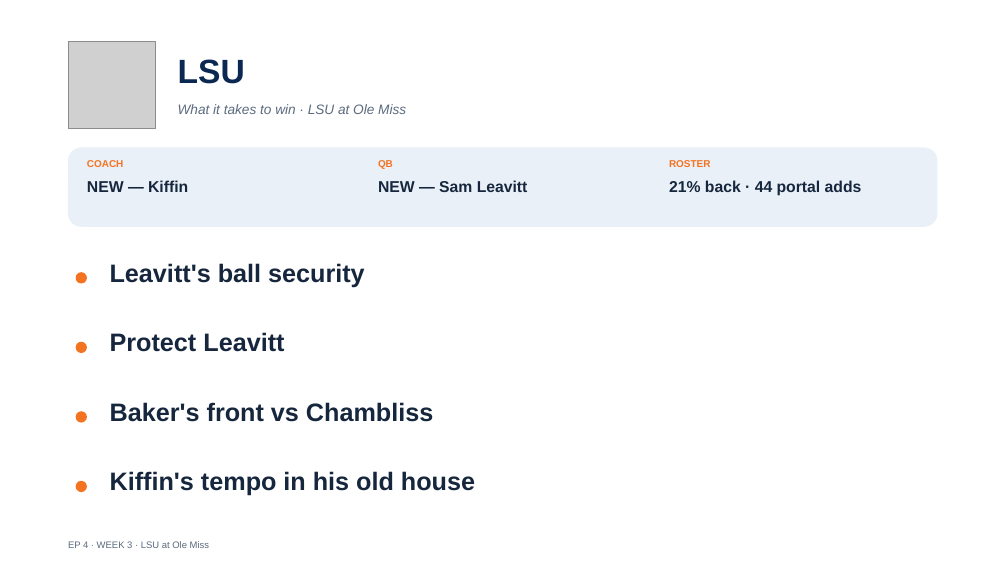
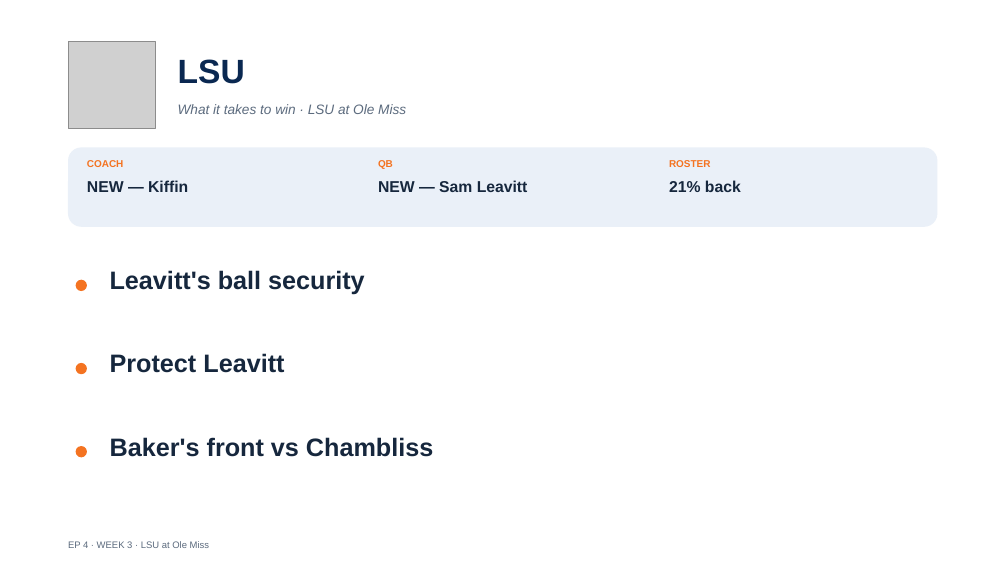
Before and after one commit to lucasalvarezflorida-lab/ncaa-fbs-analytics, a slide deck: slide 19 of decks/2026_Week3_Episode4.pptx. Drawn at 1008x567 pixels with LibreOffice and Linux fonts; fonts in the diff are those of the drawing; grey boxes stand for pictures. Boxes give left, top, right and bottom in pixels: in the first picture for what was removed or moved away, otherwise in the second. Text is boxed around its words. In the diff, an @@ line names an element or a change of style, - is before the commit and + after.

```diff
--- a/decks/2026_Week3_Episode4.pptx
+++ b/decks/2026_Week3_Episode4.pptx
@@ text at box(669, 180, 741, 192): text changed @@
-21% back · 44 portal adds
+21% back
@@ text "Leavitt's ball security": place and size @@
-text "Leavitt's ball security" at box(110, 263, 365, 287)
+text "Leavitt's ball security" at box(110, 270, 365, 295)
@@ ellipse: place and size @@
-ellipse at box(76, 272, 87, 284)
+ellipse at box(76, 280, 87, 291)
@@ text "Protect Leavitt": place and size @@
-text "Protect Leavitt" at box(110, 332, 284, 352)
+text "Protect Leavitt" at box(110, 353, 284, 373)
@@ ellipse: place and size @@
-ellipse at box(76, 342, 87, 353)
+ellipse at box(76, 363, 87, 374)
@@ ellipse: place and size @@
-ellipse at box(76, 411, 87, 423)
+ellipse at box(76, 446, 87, 457)
@@ text "Baker's front vs Chambliss": place and size @@
-text "Baker's front vs Chambliss" at box(110, 402, 433, 422)
+text "Baker's front vs Chambliss" at box(110, 437, 433, 457)
@@ text removed at box(110, 471, 475, 496) @@
-Kiffin's tempo in his old house
@@ ellipse removed at box(76, 481, 87, 492) @@
```
Also in this commit, not shown: 14 other slides changed, 2 other files.
